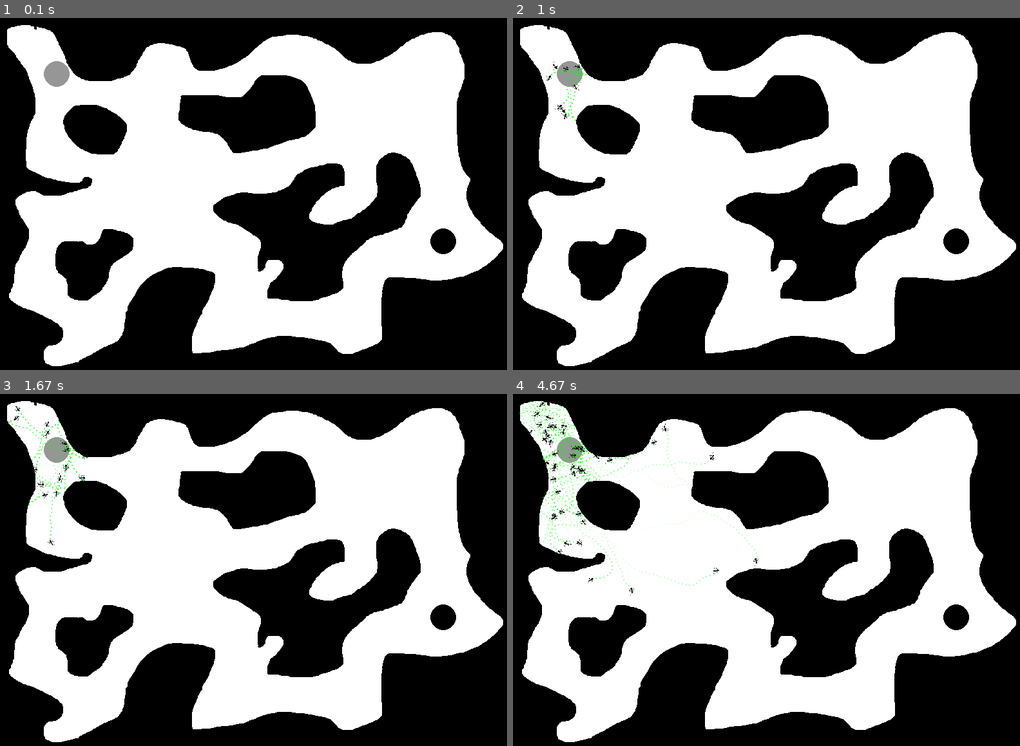
Above: before the commit, frames 1-4 (two rows, left to right).
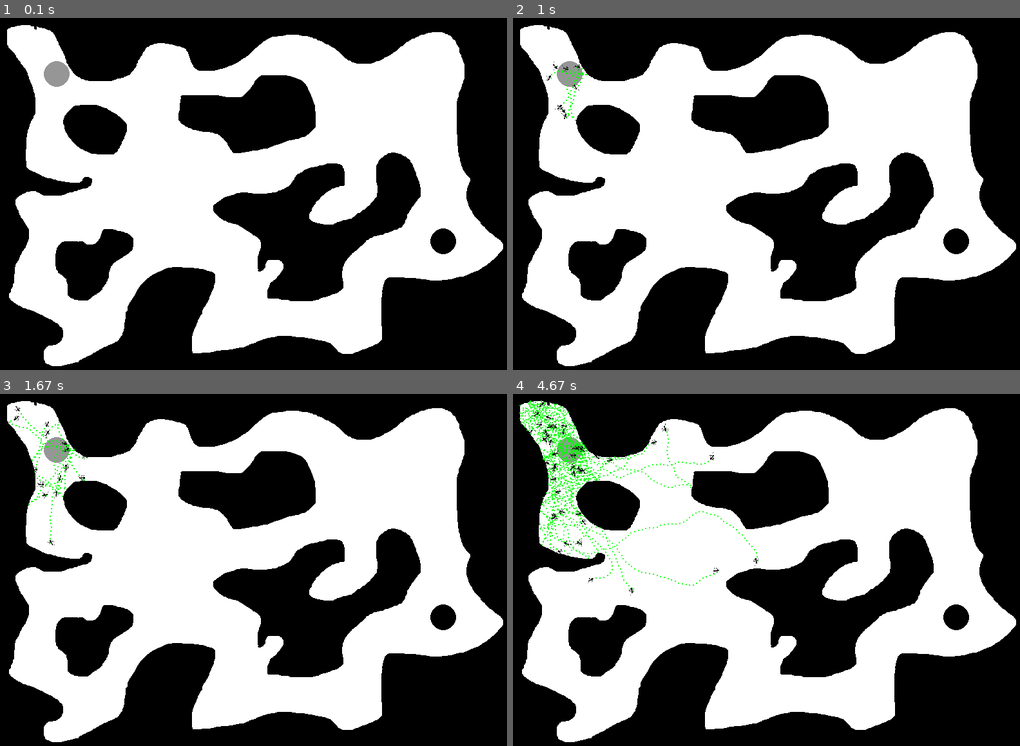
Above: after the commit, the same moments.

Repository: wschopohl/fuh-ants
Game: pygame game, started from Johannes/main.py
The game is run twice, just before and just after one commit, with the same random seed, the same clock (stepped at 60 frames per second) and the same inputs.
Inputs:
- Up to frame 1 (0.1 s): no input
- Up to frame 2 (1 s): hold Right 0.33-0.8 s
- Up to frame 3 (1.67 s): no input
- Up to frame 4 (4.67 s): no input

Frame 1 is identical in both runs. In frame 2, less than 0.1% of the frame differs, in the area x 7-15%, y 14-30%; in frame 3, 0.2%; in frame 4, 1.4%, in the area x 1-49%, y 1-57%.

Commit message:
neue futterstelle

Diff:
--- a/Johannes/ant.py
+++ b/Johannes/ant.py
@@ -1,5 +1,5 @@
 import numpy as np
-import random
+#import random
 
 def mask_array(arr,rot):
     pass
@@ -36,6 +36,7 @@
         self.sensor_weite = 4 #"sichtweise" in pixel
         self.trage_obj = None
         self.count_event=0
+        self.collsion = 0
 
     def sensor(self,phero):
         sensor_fov={-90:1,-60:3,-30:7,0:10,30:7,60:3,90:1}
@@ -154,7 +155,9 @@
         move_y = np.sin(self.rotation/180*np.pi)#*self.geschwindigkeit
         #pos_i_neu = (int(self.pos[0]+move_x),int( self.pos[1]+move_y))
         #colmap_ 0 ist wand 1 ist frei
-
+        ##
+        ## Kollision
+        ##
         i,j = np.where(col_map == 0)
 
 
@@ -189,9 +192,9 @@
         #pheromone
 
         if self.count_event%6 == 0:
-            change_val = 255-255*f_logistic(self.count_event/200-3,1,1,0.5)
+            #change_val = 255-255*f_logistic(self.count_event/200-3,1,1,0.5)
             #change_val = 255
-            change_val = 255-int(self.count_event/3+1)
+            change_val = 255-int(self.count_event/20+1)
             if not self.trage_obj: # suche futter
                 #change_val = min(255,50+255-255*f_logistic(self.count_event/100-3,1,1,0.5))
                 self.colony.change_phero(0,change_val,pos_i)
--- a/Johannes/umwelt.py
+++ b/Johannes/umwelt.py
@@ -36,7 +36,7 @@
         for ant in self.ants:
             ant.update()
         for i,phero in enumerate(self.phero):
-            self.phero[i] = phero*0.99
+            self.phero[i] = phero*0.999
 
     def change_phero(self,ind,val,pos):
         #self.phero[ind][pos[0]-4:pos[0]+4,pos[1]-4:pos[1]+4] =min(max(0, self.phero[ind][pos[0],pos[1]]+val),255)
